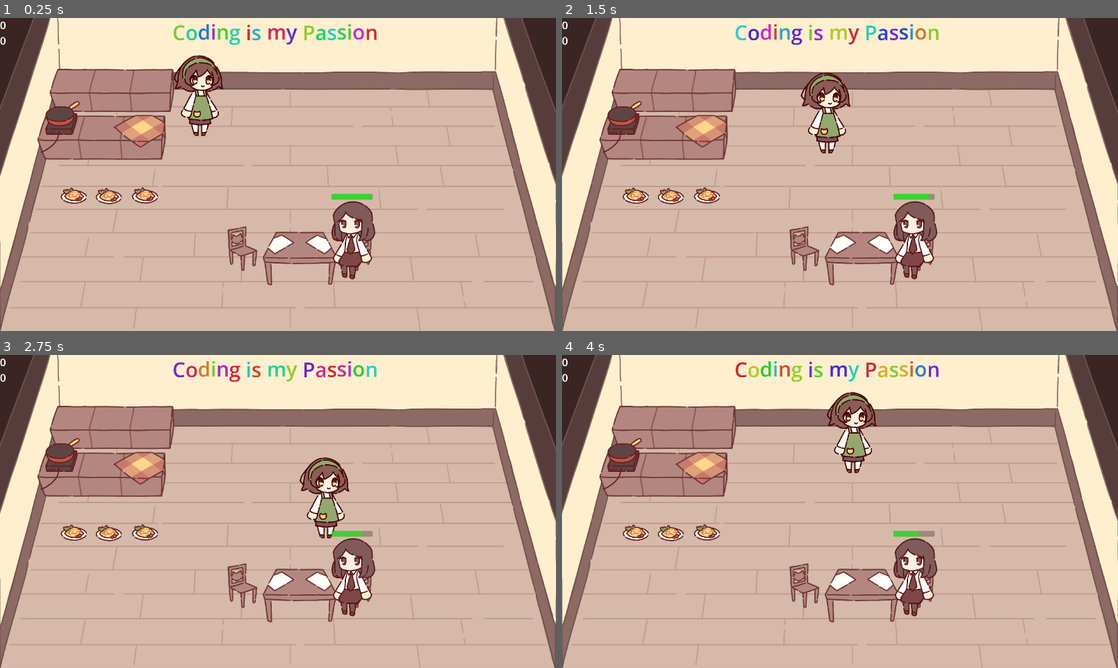
Above: before the commit, frames 1-4 (two rows, left to right).
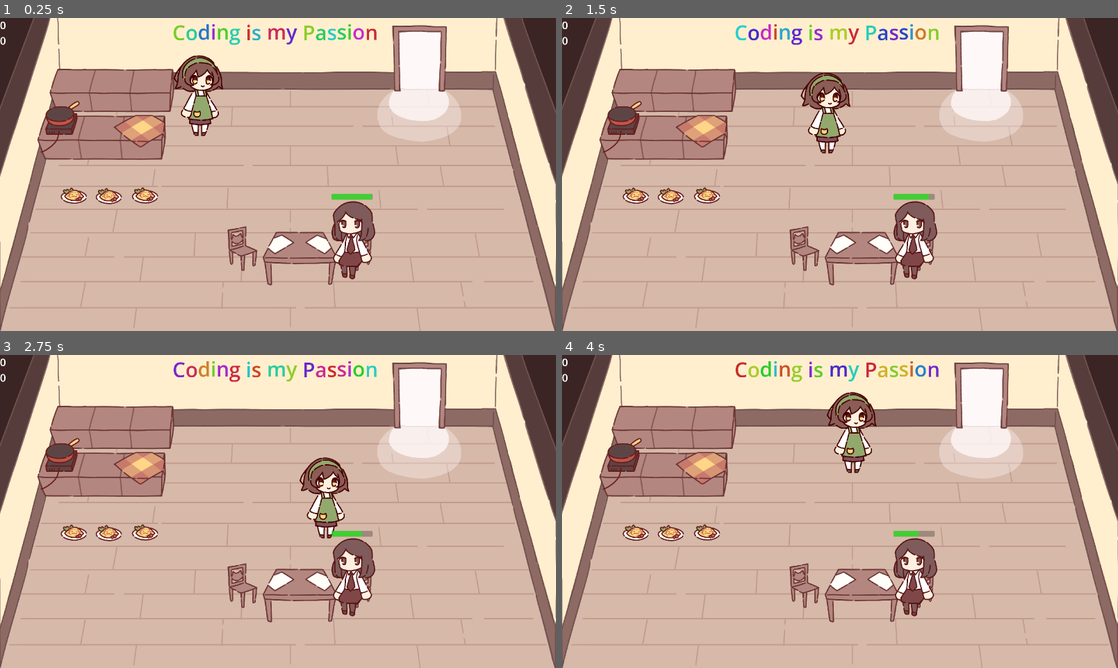
Above: after the commit, the same moments.

Repository: NuTrynity/Little-Cat-Cafe
Game: Godot game, scene res://scene_0.tscn
The game is run twice, just before and just after one commit, with the same random seed, the same clock (stepped at 60 frames per second) and the same inputs.
Inputs:
- Up to frame 1 (0.25 s): no input
- Up to frame 2 (1.5 s): tap Enter (ui_accept) at 0.5, 0.77 s; hold Right (move_right) 0.53-1.28 s; hold E (interact) 0.53-1.28 s; hold S (move_down) from 1.28 s (still down); tap E (interact) at 1.35 s
- Up to frame 3 (2.75 s): tap Enter (ui_accept) at 1.52 s; release S (move_down) at 2.03 s; hold Right (move_right) from 2.03 s (still down); hold E (interact) from 2.03 s (still down)
- Up to frame 4 (4 s): release Right (move_right) at 2.78 s; release E (interact) at 2.78 s; hold W (move_up) 2.78-3.53 s; tap E (interact) at 2.85 s; tap Enter (ui_accept) at 3.02, 3.77 s; hold A (move_left) from 3.53 s (still down); hold E (interact) from 3.53 s (still down)

The runs differ from the first frame. In frame 1, 4.0% of the frame differs, in the area x 67-83%, y 2-40%; in frame 2, 4.0%; in frame 3, 4.0%; in frame 4, 4.0%.

Commit message:
added a door

Diff:
--- a/scene_0.tscn
+++ b/scene_0.tscn
@@ -13,6 +13,7 @@
 [ext_resource type="PackedScene" uid="uid://c4hs18f7bfaew" path="res://Nodes/CharacterNodes/npc.tscn" id="7_k46u5"]
 [ext_resource type="PackedScene" uid="uid://c7nlsk4gpsge5" path="res://Nodes/UI/user_interface.tscn" id="8_4oqfw"]
 [ext_resource type="Texture2D" uid="uid://cof84450vlo1w" path="res://Sprites/room.png" id="9_lubdl"]
+[ext_resource type="Texture2D" uid="uid://clsp4j0aam4jb" path="res://Sprites/door.png" id="14_6rn0w"]
 [ext_resource type="PackedScene" uid="uid://cubfrbk4ecgv4" path="res://Nodes/ObjectNodes/table.tscn" id="14_l1tow"]
 
 [sub_resource type="TileSetAtlasSource" id="TileSetAtlasSource_jwwdi"]
@@ -108,6 +109,10 @@
 offset_bottom = 40.0
 texture = ExtResource("9_lubdl")
 
+[node name="Door" type="Sprite2D" parent="Background"]
+position = Vector2(1939, 272)
+texture = ExtResource("14_6rn0w")
+
 [node name="StaticBody2D" type="StaticBody2D" parent="."]
 position = Vector2(274, 664)
 collision_layer = 4
Binary file added: Sprites/door.png
Not shown, added: Sprites/door.png.import
Not shown: 1 places in scene_0.tscn that only renumber resources
